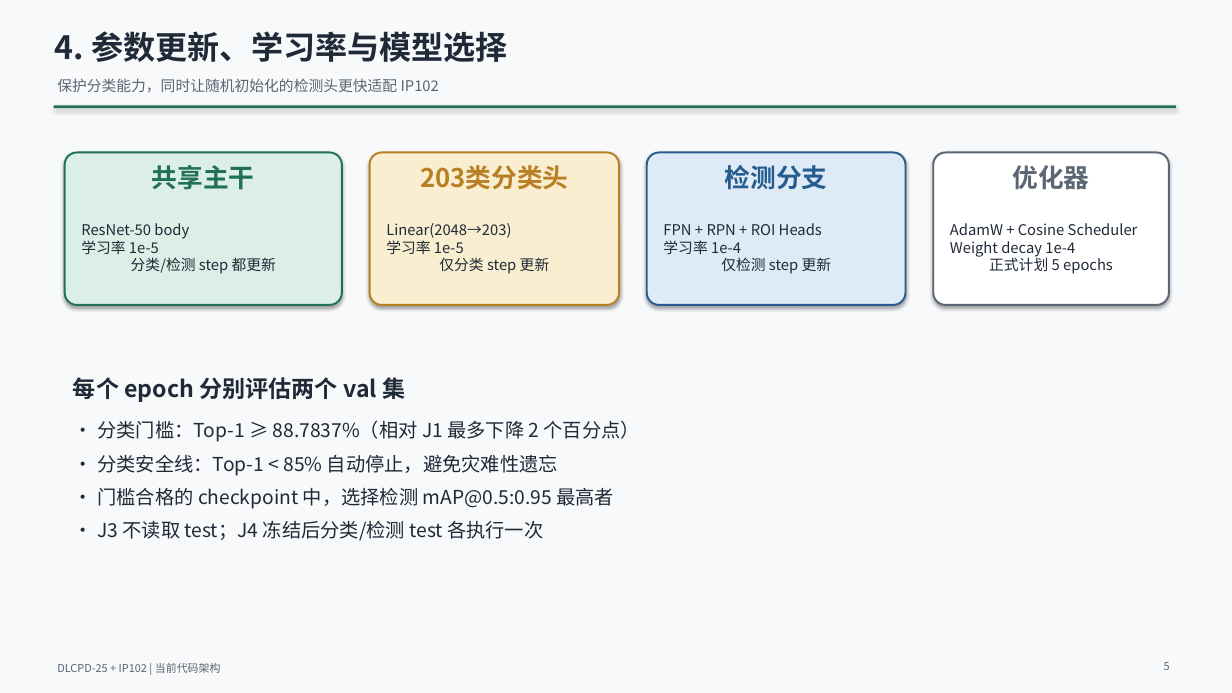
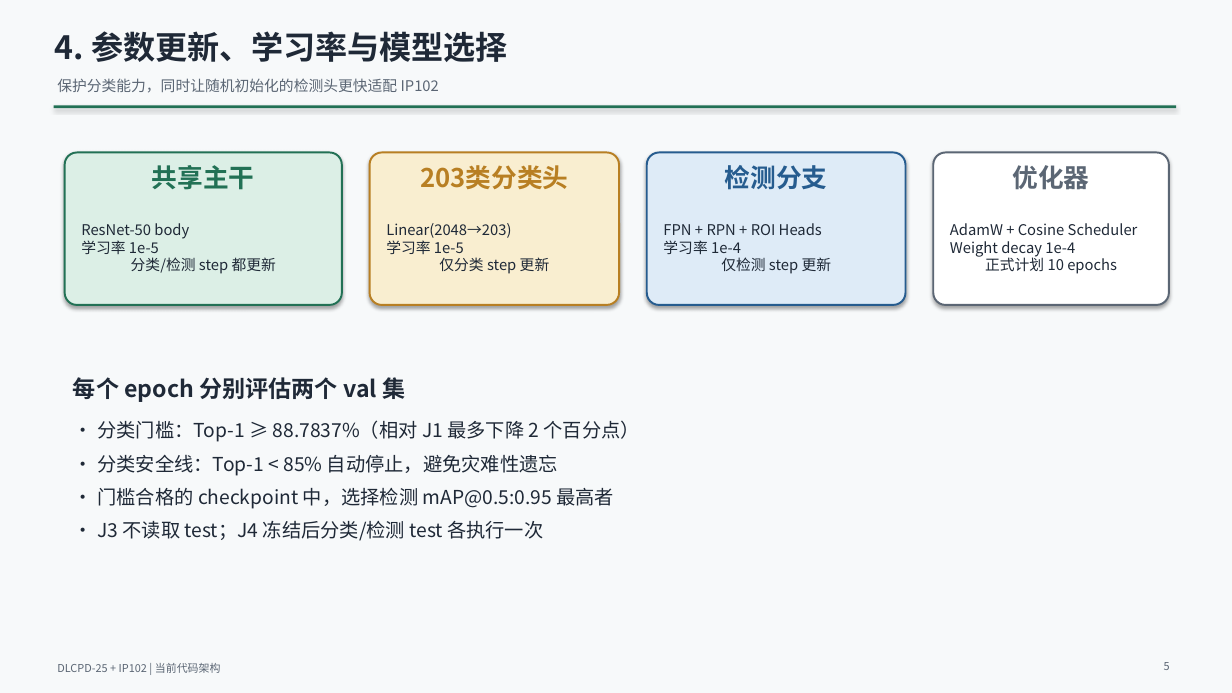
Before and after one commit to kfzeng1/DLCPD-25, a slide deck: slide 5 of docs/presentations/dlcpd25-joint-model-architecture.pptx. Drawn at 1232x693 pixels with LibreOffice and Linux fonts; fonts in the diff are those of the drawing. Boxes give left, top, right and bottom in pixels: in the first picture for what was removed or moved away, otherwise in the second. Text is boxed around its words. In the diff, an @@ line names an element or a change of style, - is before the commit and + after.

Commit message:
extend formal J3 training to ten epochs

```diff
--- a/docs/presentations/dlcpd25-joint-model-architecture.pptx
+++ b/docs/presentations/dlcpd25-joint-model-architecture.pptx
@@ text at [950,223,1138,274]: text changed @@
-AdamW + Cosine Scheduler
-Weight decay 1e-4
-正式计划 5 epochs
+AdamW + Cosine Scheduler
+Weight decay 1e-4
+正式计划 10 epochs
```
Also in this commit, not shown: 5 other files.
